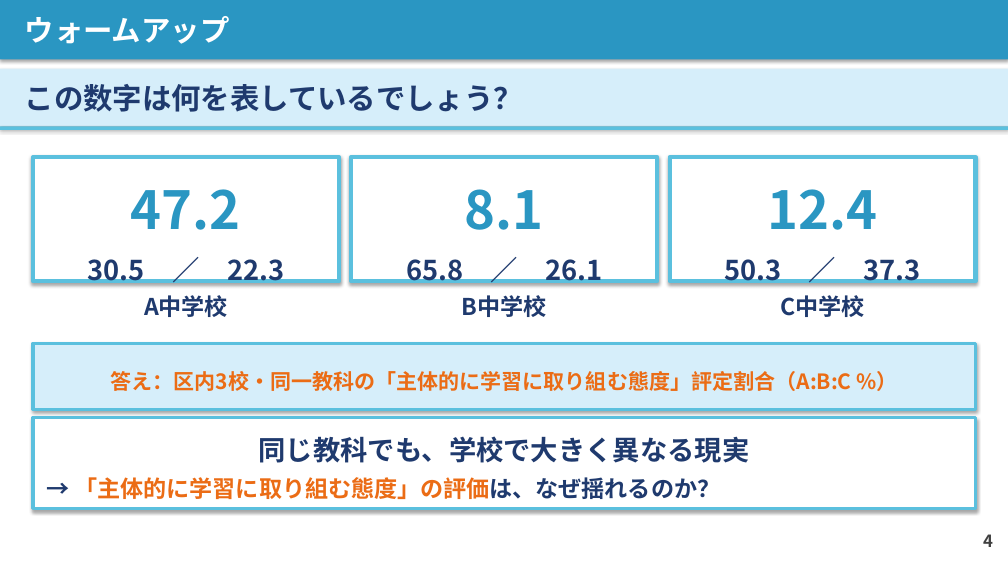
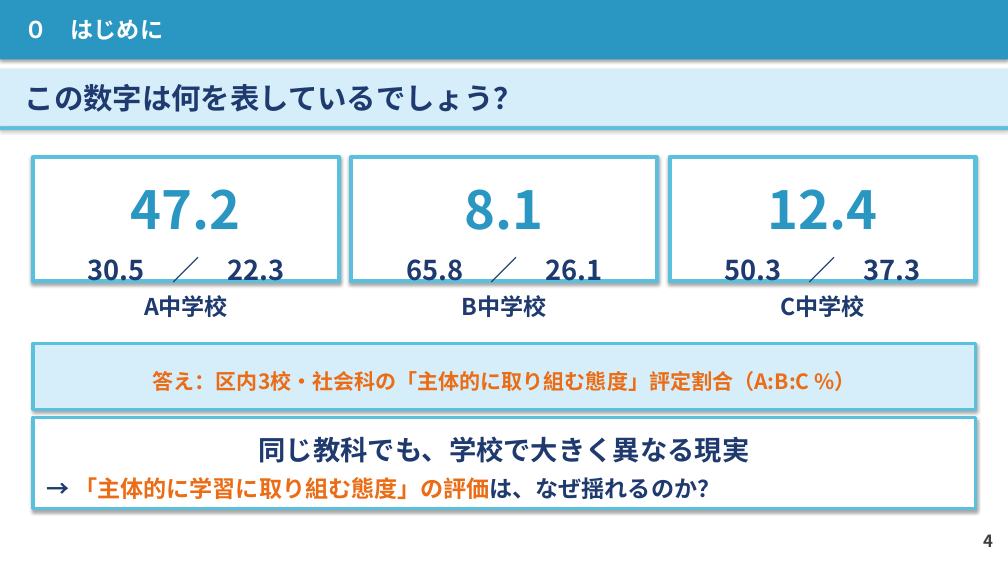
Before and after one commit to contynet730-star/con30, a slide deck: slide 4 of 講義スライド_石神井南中_20260603.pptx. Drawn at 1008x567 pixels with LibreOffice and Linux fonts; fonts in the diff are those of the drawing. Boxes give left, top, right and bottom in pixels: in the first picture for what was removed or moved away, otherwise in the second. Text is boxed around its words. In the diff, an @@ line names an element or a change of style, - is before the commit and + after.

```diff
--- a/講義スライド_石神井南中_20260603.pptx
+++ b/講義スライド_石神井南中_20260603.pptx
@@ text in rectangle at (25, 19, 163, 40): text changed; size 28 to 22 pt @@
-ウォームアップ
+０ はじめに
@@ text in rectangle at (153, 371, 810, 391): text changed @@
-答え：区内3校・同一教科の「主体的に学習に取り組む態度」評定割合（A:B:C %）
+答え：区内3校・社会科の「主体的に取り組む態度」評定割合（A:B:C %）
```
Also in this commit, not shown: 25 other slides changed, 1 slide added, 1 slide removed, 1 other file.
